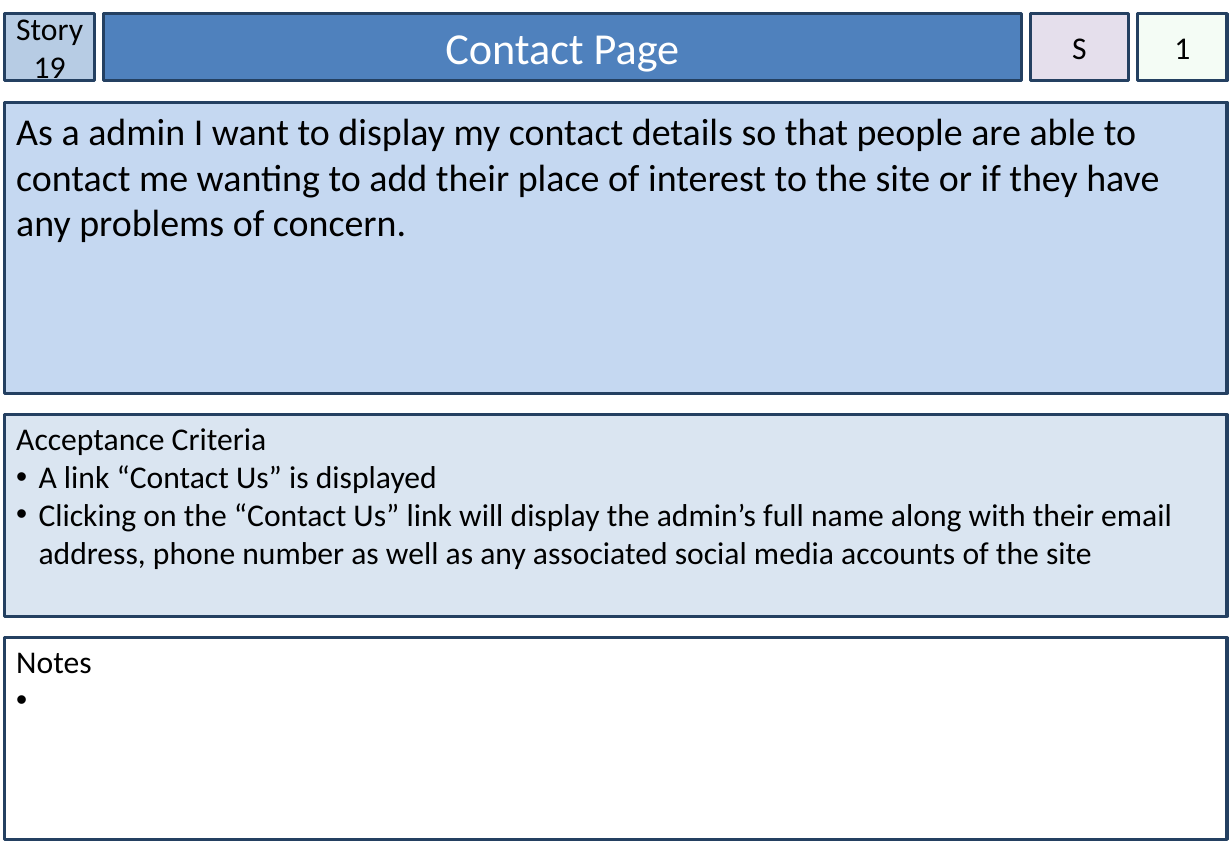
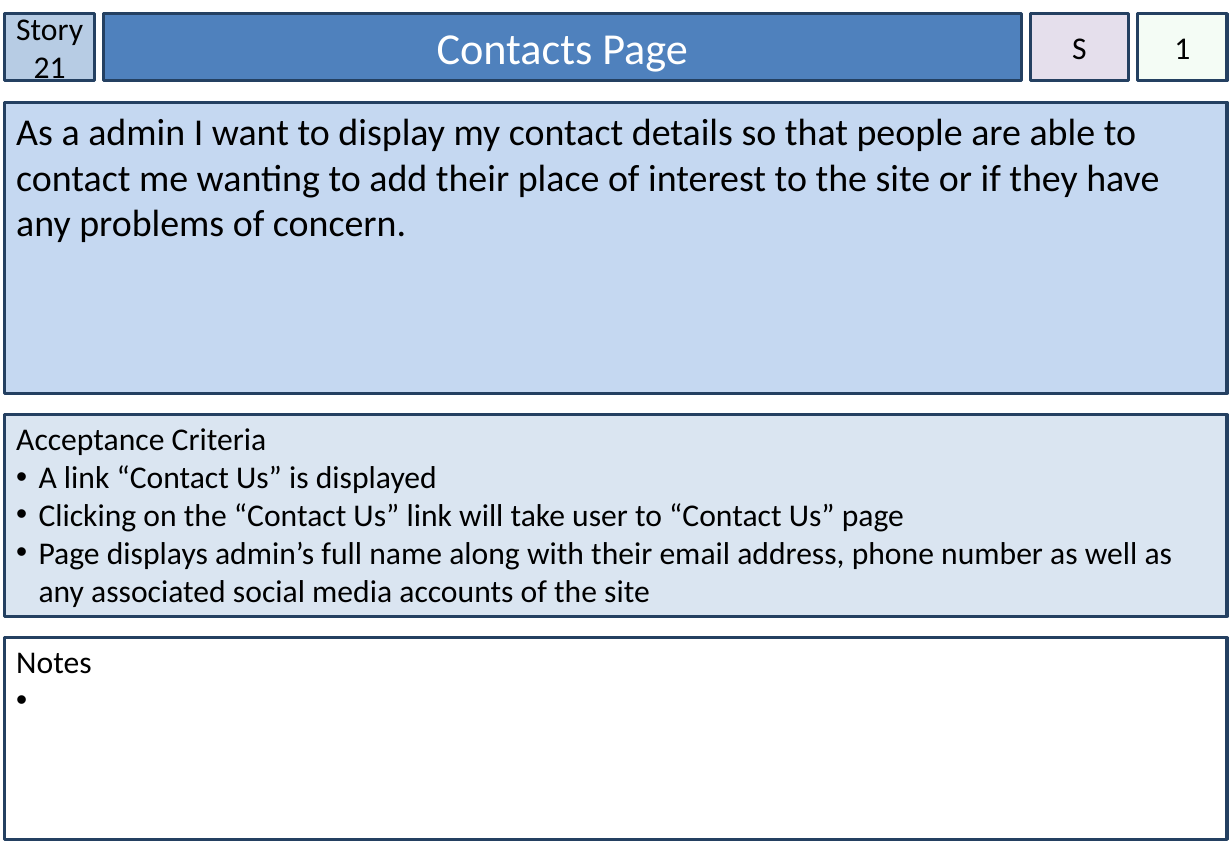
Before and after one commit to NickIsReady/Group-68-Web-System, a slide deck: slide 22 of Group 68 Story Cards.pptx (slide 20 before the commit). Drawn at 1232x853 pixels with LibreOffice and Linux fonts; fonts in the diff are those of the drawing. Boxes give left, top, right and bottom in pixels: in the first picture for what was removed or moved away, otherwise in the second. Text is boxed around its words. In the diff, an @@ line names an element or a change of style, - is before the commit and + after.

Commit message:
Updated User Stories, Updated Burndown Charts

```diff
--- a/Group 68 Story Cards.pptx
+++ b/Group 68 Story Cards.pptx
@@ text in rectangle at <box>16,14,83,87</box>: text changed @@
-Story 19
+Story 21
@@ text in rectangle at <box>437,35,687,72</box>: text changed @@
-Contact Page
+Contacts Page
@@ text in rectangle at <box>39,503,1173,607</box>: text changed @@
-• Clicking on the “Contact Us” link will display the admin’s full name along with their email address, phone number as well as any associated social media accounts of the site
+• Clicking on the “Contact Us” link will take user to “Contact Us” page
+• Page displays admin’s full name along with their email address, phone number as well as any associated social media accounts of the site
```
Also in this commit, not shown: 17 other slides changed, 12 slides added, 1 other file.
